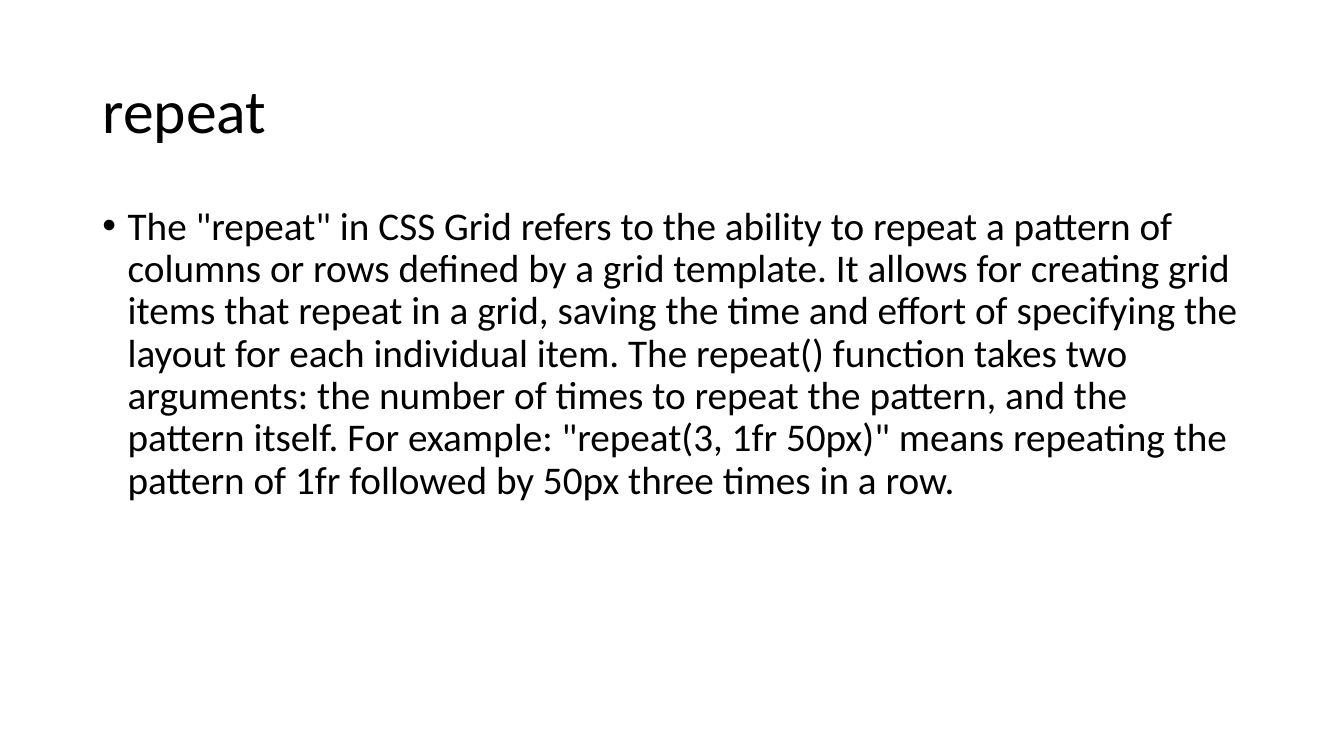
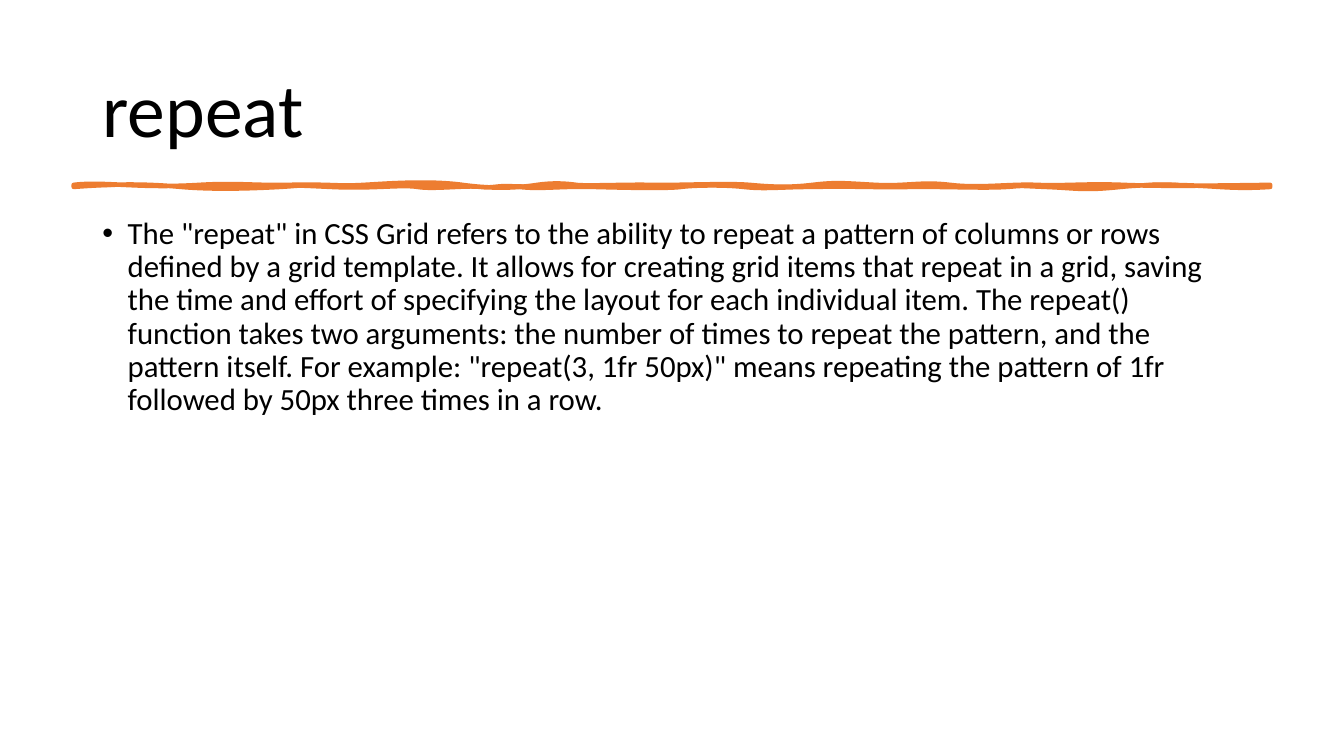
Before and after one commit to 1shaked/full-stack, a slide deck: slide 20 of 6ass/main6.pptx. Drawn at 1344x756 pixels with LibreOffice and Linux fonts; fonts in the diff are those of the drawing. Boxes give left, top, right and bottom in pixels: in the first picture for what was removed or moved away, otherwise in the second. Text is boxed around its words. In the diff, an @@ line names an element or a change of style, - is before the commit and + after.

```diff
--- a/6ass/main6.pptx
+++ b/6ass/main6.pptx
@@ title "repeat" at (x1=102, y1=89, x2=303, y2=150): size 44 to 54 pt @@
@@ freeform shape added at (x1=74, y1=185, x2=1270, y2=187), fill #ED7D31, outline #ED7D31 3.25 pt @@
@@ text "The "repeat" in CSS Grid ..." moved from (x1=128, y1=212, x2=1237, y2=501) to (x1=128, y1=222, x2=1202, y2=415) @@
@@ text "The "repeat" in CSS Grid ..." at (x1=128, y1=222, x2=1202, y2=415): size 28 to 22 pt @@
```
Also in this commit, not shown: 10 other slides changed, 18 slides added, 3 slides removed, 28 other files.
